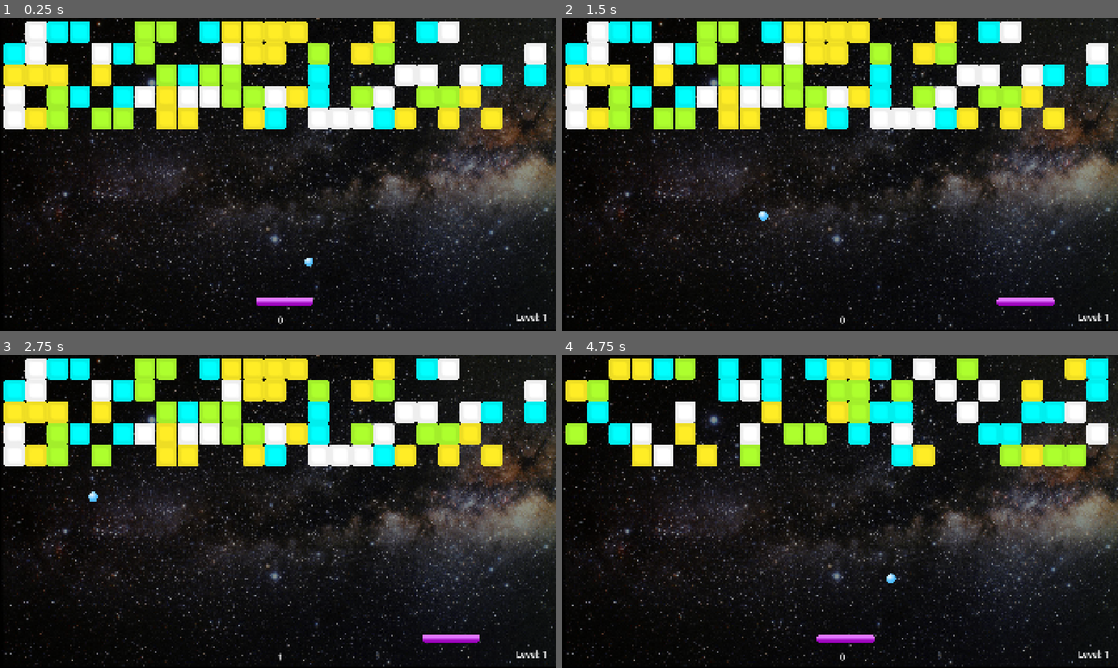
Above: before the commit, frames 1-4 (two rows, left to right).
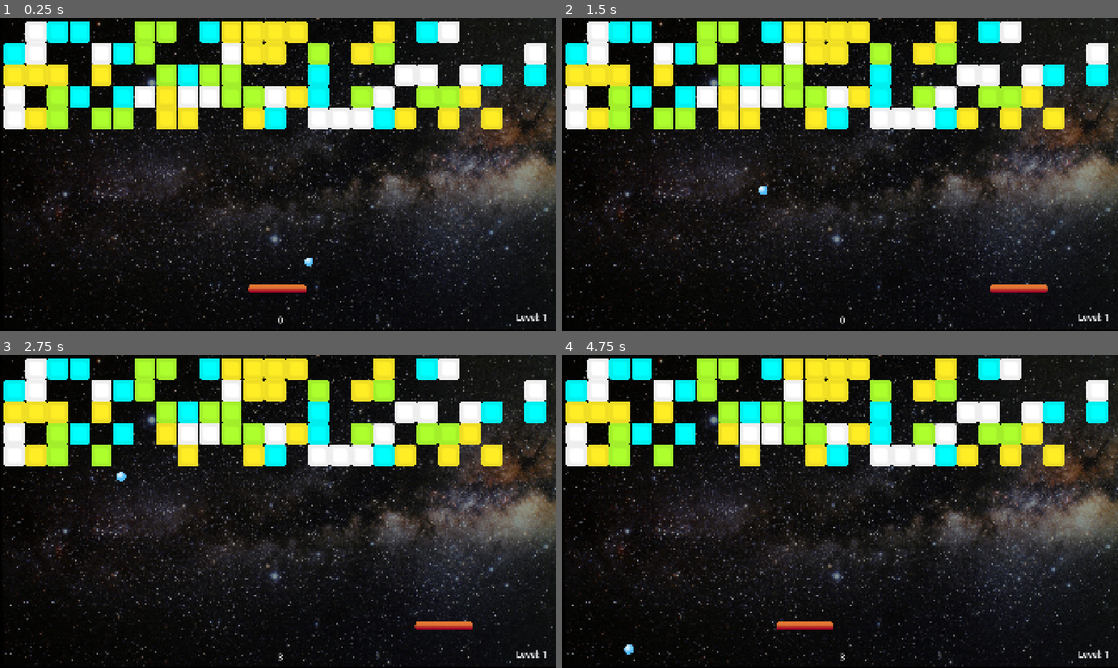
Above: after the commit, the same moments.

Repository: sarahmmcb/brick-breaker
Game: Godot game, scene res://scenes/level.tscn
Two runs of this game, one before a commit and one after it. Both use one fixed random seed, a clock stepped at 60 frames per second and the inputs below. The project has no main scene, so this scene is started directly.
Inputs:
- Up to frame 1 (0.25 s): no input
- Up to frame 2 (1.5 s): hold Right (ui_right) 0.53-1.28 s; hold Left (ui_left) from 1.28 s (still down)
- Up to frame 3 (2.75 s): release Left (ui_left) at 2.03 s; hold Right (ui_right) from 2.03 s (still down)
- Up to frame 4 (4.75 s): release Right (ui_right) at 3.53 s; hold Left (ui_left) from 3.53 s (still down)

The runs differ from the first frame. In frame 1, 0.5% of the frame differs, in the area x 44-57%, y 85-92%; in frame 2, 0.6%; in frame 3, 1.1%; in frame 4, 23%, in the area x 0-99%, y 1-98%.

Commit message:
implement staticbody2d paddle

Diff:
--- a/scenes/level.tscn
+++ b/scenes/level.tscn
@@ -4,6 +4,7 @@
 [ext_resource type="Script" uid="uid://t58063w8xqwt" path="res://scripts/level.gd" id="1_w8frs"]
 [ext_resource type="PackedScene" uid="uid://b6lnxt3usn2fa" path="res://scenes/ball.tscn" id="2_w7c3h"]
 [ext_resource type="Texture2D" uid="uid://cqdslh2n3ut56" path="res://assets/background.jpg" id="4_mx8sn"]
+[ext_resource type="PackedScene" uid="uid://r0o7uhr01cqm" path="res://scenes/paddle_static.tscn" id="5_ppgk2"]
 
 [sub_resource type="RectangleShape2D" id="RectangleShape2D_w7c3h"]
 size = Vector2(20, 1094)
@@ -24,6 +25,7 @@
 position = Vector2(960, 543)
 
 [node name="paddle" parent="." unique_id=1238660706 instance=ExtResource("1_2q6dc")]
+visible = false
 position = Vector2(982, 971)
 
 [node name="Ball" parent="." unique_id=47705054 instance=ExtResource("2_w7c3h")]
@@ -56,4 +58,7 @@
 position = Vector2(957, 1095)
 shape = SubResource("RectangleShape2D_ppgk2")
 
+[node name="paddleStatic" parent="." unique_id=1909309345 instance=ExtResource("5_ppgk2")]
+position = Vector2(958, 938)
+
 [connection signal="body_entered" from="DeathZone" to="Ball" method="_on_death_zone_body_entered"]
--- /dev/null
+++ b/scenes/paddle_static.tscn
@@ -0,0 +1,19 @@
+[gd_scene format=3 uid="uid://r0o7uhr01cqm"]
+
+[ext_resource type="Texture2D" uid="uid://bm0i0ab12w1nx" path="res://assets/platform.png" id="1_ld7i8"]
+[ext_resource type="Script" uid="uid://vtexxkctx4ft" path="res://scripts/paddle_static.gd" id="1_tgub1"]
+
+[sub_resource type="CapsuleShape2D" id="CapsuleShape2D_tgub1"]
+radius = 14.0
+height = 202.0
+
+[node name="paddleStatic" type="StaticBody2D" unique_id=1909309345]
+script = ExtResource("1_tgub1")
+
+[node name="Sprite2D" type="Sprite2D" parent="." unique_id=1334259023]
+scale = Vector2(0.5, 0.5)
+texture = ExtResource("1_ld7i8")
+
+[node name="CollisionShape2D" type="CollisionShape2D" parent="." unique_id=1088091860]
+rotation = 1.5707964
+shape = SubResource("CapsuleShape2D_tgub1")
--- a/scripts/ball.gd
+++ b/scripts/ball.gd
@@ -21,7 +21,7 @@
 			velocity.y = -200
 
 		# if we're stuck moving up and down, bump it to the side a bit
-		if velocity.x == 0:
+		if abs(velocity.x) < 10:
 			velocity.x = -200
 
 
@@ -30,5 +30,5 @@
 	GameManager.score = 0
 
 
-func _on_death_zone_body_entered(body: Node2D) -> void:
-	game_over()
+func _on_death_zone_body_entered(_body: Node2D) -> void:
+	call_deferred("game_over")
--- a/scripts/brick.gd
+++ b/scripts/brick.gd
@@ -7,7 +7,7 @@
 
 
 # Called every frame. 'delta' is the elapsed time since the previous frame.
-func _process(delta: float) -> void:
+func _process(_delta: float) -> void:
 	pass
 
 func hit():
@@ -26,5 +26,5 @@
 	else:
 		# wait one second before deleting block from existence
 		# why we wait this one second I don't know
-		await get_tree().create_timer(1).timeout
+		#await get_tree().create_timer(1).timeout
 		queue_free()
--- a/scripts/game_manager.gd
+++ b/scripts/game_manager.gd
@@ -6,6 +6,6 @@
 func add_points(points):
 	score += points
 
-func _process(delta: float) -> void:
+func _process(_delta: float) -> void:
 	$CanvasLayer/ScoreLabel.text = str(score)
 	$CanvasLayer/LevelLabel.text = "Level: " + str(level)
--- a/scripts/level.gd
+++ b/scripts/level.gd
@@ -29,7 +29,7 @@
 
 
 # Called every frame. 'delta' is the elapsed time since the previous frame.
-func _process(delta: float) -> void:
+func _process(_delta: float) -> void:
 	pass
 
 func get_colors():
--- a/scripts/paddle.gd
+++ b/scripts/paddle.gd
@@ -9,7 +9,7 @@
 	vertical_position = viewport_size.y - 100
 	position.y = vertical_position
 
-func _process(delta: float) -> void:
+func _process(_delta: float) -> void:
 	if position.y != vertical_position:
 		position.y = vertical_position
 
--- /dev/null
+++ b/scripts/paddle_static.gd
@@ -0,0 +1,27 @@
+extends StaticBody2D
+
+const SPEED := 1000  # Move speed
+var speed_factor := 7.0
+var velocity := Vector2(0,0) # StaticBody2D doesn't come with a velocity prop
+
+func _ready():
+	var sprite: Sprite2D = get_node('Sprite2D')
+	sprite.self_modulate = Color(1,1,0.2,1)
+
+func _process(delta):
+	var direction := 0
+	if Input.is_action_pressed("ui_left"):
+		direction = -1
+	elif Input.is_action_pressed("ui_right"):
+		direction = 1
+
+	var desired_speed := direction * SPEED
+	var speed_difference := desired_speed - velocity.x
+	var speed_adjust = speed_factor * delta
+	if speed_adjust > 1.0:
+		speed_adjust = 1.0
+
+	velocity.x += speed_difference * speed_adjust
+
+	position.x += velocity.x * delta
+	position.x = clamp(position.x, 100, 1820)  # Keep it inside screen
Not shown, added: scripts/paddle_static.gd.uid
